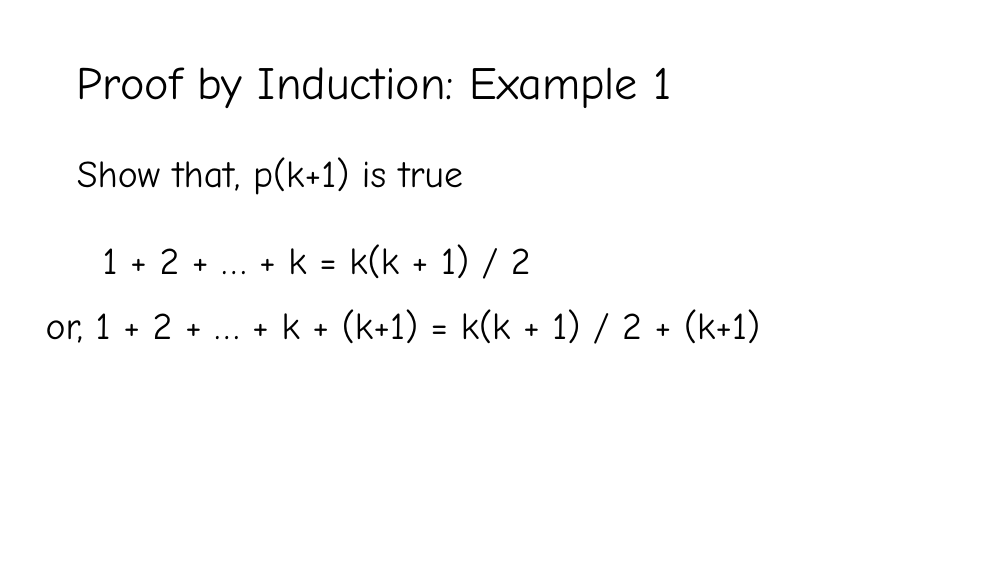
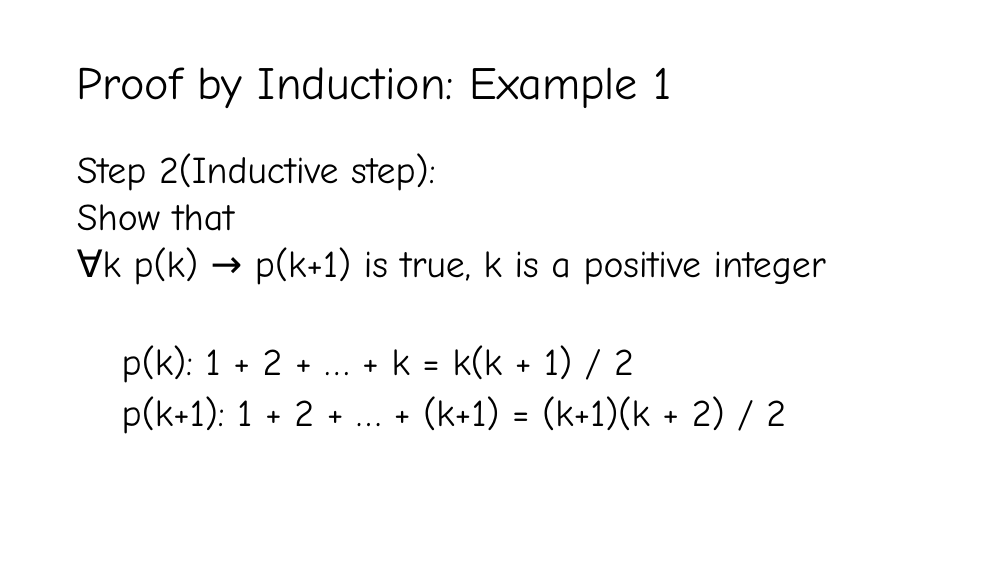
Before and after one commit to YeasirRayhanPrince/yeasirrayhanprince.github.io, a slide deck: slide 47 of cse106/slides/3. Proofs.pptx (slide 50 before the commit). Drawn at 1008x567 pixels with LibreOffice and Linux fonts; fonts in the diff are those of the drawing. Boxes give left, top, right and bottom in pixels: in the first picture for what was removed or moved away, otherwise in the second. Text is boxed around its words. In the diff, an @@ line names an element or a change of style, - is before the commit and + after.

Commit message:
updated_proofs

```diff
--- a/cse106/slides/3. Proofs.pptx
+++ b/cse106/slides/3. Proofs.pptx
@@ text at [77, 153, 826, 285]: text changed @@
-Show that, p(k+1) is true
+Step 2(Inductive step):
+Show that
+∀k p(k) → p(k+1) is true, k is a positive integer
@@ text removed at [103, 244, 531, 278] @@
-1 + 2 + … + k = k(k + 1) / 2
@@ text at [122, 345, 786, 434]: text changed @@
-or, 1 + 2 + … + k + (k+1) = k(k + 1) / 2 + (k+1)
+p(k): 1 + 2 + … + k = k(k + 1) / 2
+p(k+1): 1 + 2 + … + (k+1) = (k+1)(k + 2) / 2
```
Also in this commit, not shown: 10 other slides changed, 1 slide removed, 2 other files.
